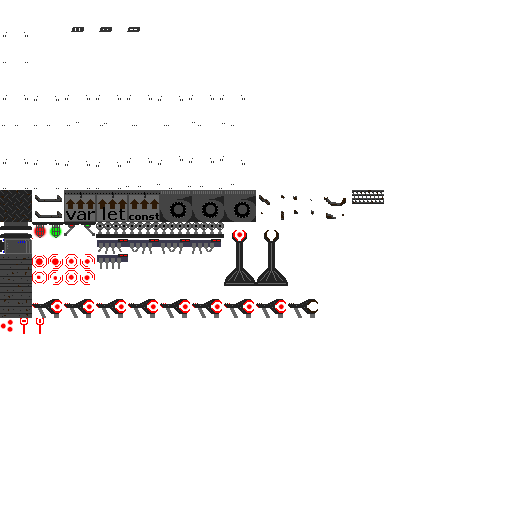
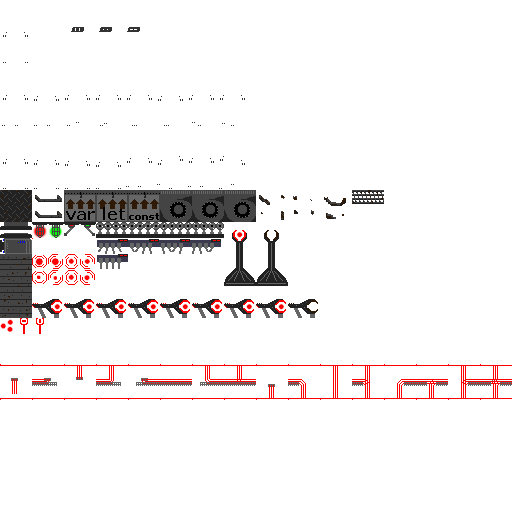
The second 512px x 512px image is a revision of the first. Changes to its layers:
painted on "Background" over box(0, 364, 512, 400)
